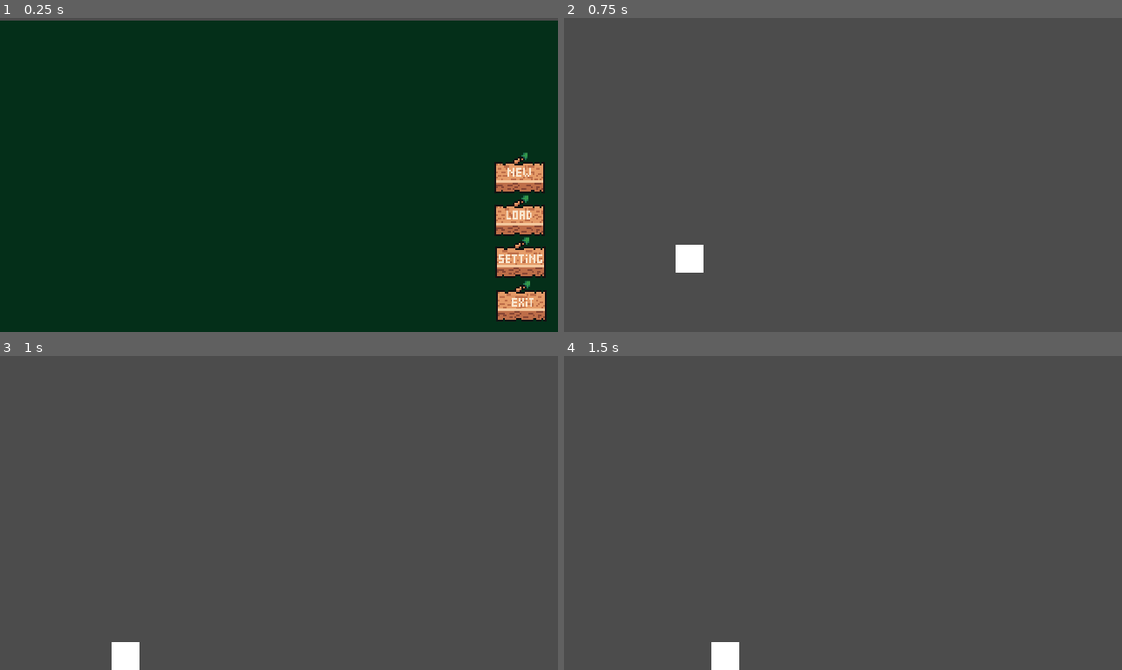
Above: before the commit, frames 1-4 (two rows, left to right).
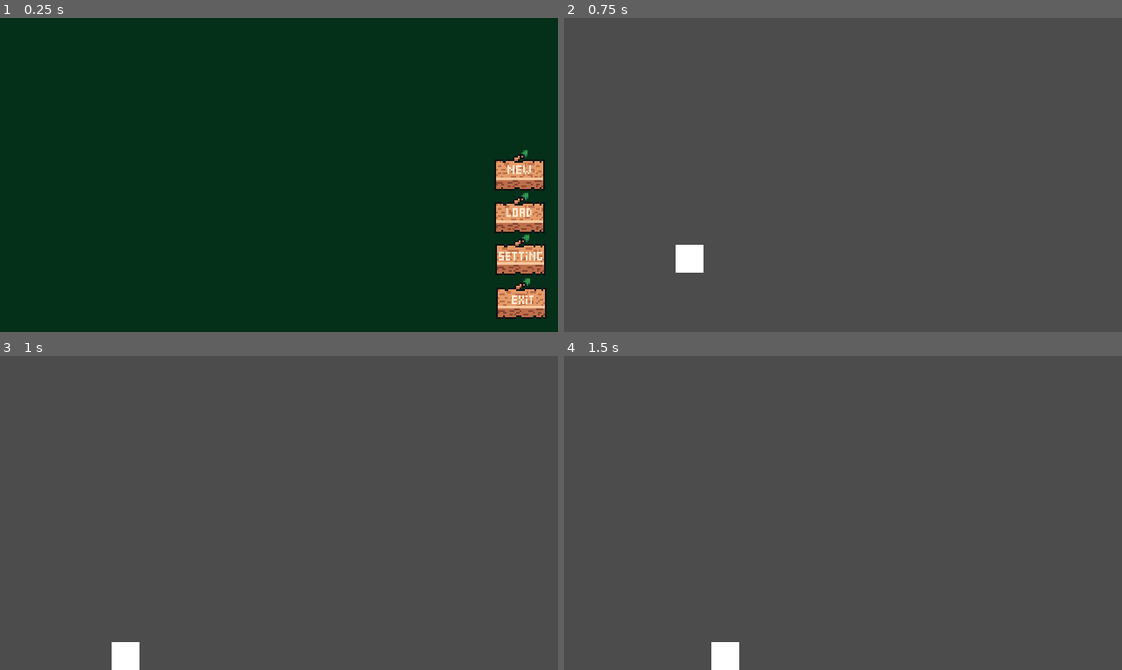
Above: after the commit, the same moments.

Repository: moha2008dev/throw-me-away
Game: Godot game, scene res://scenes/main_menu.tscn
Two runs of this game, one before a commit and one after it. Both use one fixed random seed, a clock stepped at 60 frames per second and the inputs below.
Inputs (mouse positions are in pixels of both pictures, inside the frame that each line leads up to; where the layout moved, square brackets give the same spot in the first picture):
- Up to frame 1 (0.25 s): no input
- Up to frame 2 (0.75 s): click (1082, 175) [1082, 178] at 0.5 s
- Up to frame 3 (1 s): no input
- Up to frame 4 (1.5 s): tap Enter at 1.25 s; move the mouse to (965, 497) at 1.27 s; hold D (right) from 1.28 s (still down); right-click (965, 497) at 1.35 s

The runs differ from the first frame. In frame 1, 3.6% of the frame differs, in the area x 0-100%, y 0-97%; in frame 2, nothing differs; in frame 3, nothing differs; in frame 4, nothing differs.

Commit message:
display settings

Diff:
--- a/project.godot
+++ b/project.godot
@@ -18,6 +18,8 @@
 
 window/size/width=640
 window/size/height=360
+window/stretch/mode="2d"
+window/stretch/aspect="keep"
 
 [gui]
 
--- a/scenes/main_menu.tscn
+++ b/scenes/main_menu.tscn
@@ -64,11 +64,6 @@
 scale = Vector2( 0.03, 0.03 )
 texture = ExtResource( 3 )
 
-[node name="Camera2D" type="Camera2D" parent="."]
-position = Vector2( 0, -0.676874 )
-anchor_mode = 0
-current = true
-
 [connection signal="pressed" from="new" to="." method="_on_new_pressed"]
 [connection signal="pressed" from="load" to="." method="_on_load_pressed"]
 [connection signal="pressed" from="settings" to="." method="_on_settings_pressed"]
